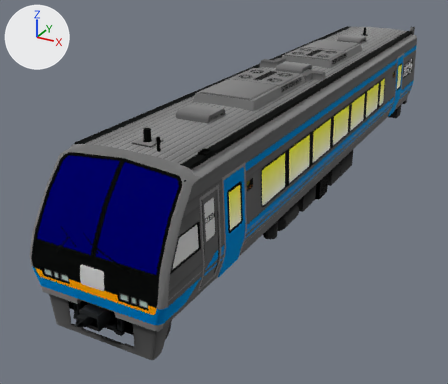
Two versions of the glTF model mdl/3dViewer/model/CSRS/JR2000_00.glb, one commit apart.
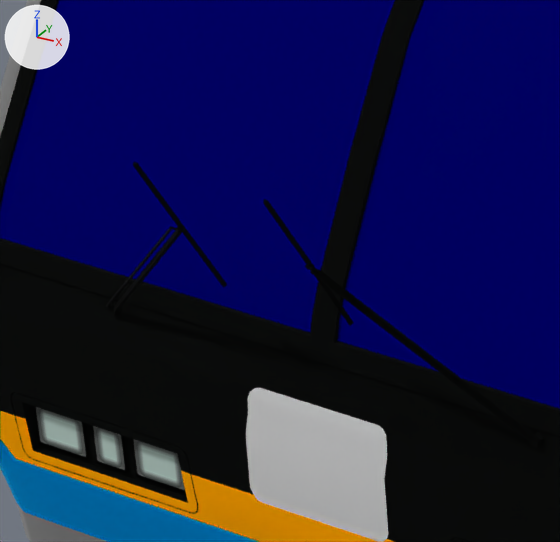
Each version is shown whole from a camera (50 mm lens) standing at (15.5, -36.38, 15.28) and looking at (-2.95, -2.84, -1.5), then close up on the part from 8% to 30% of the width and 52% to 76% of the height. The lights are fixed; the arrows at upper left show +X, +Y and +Z. Where no turn or scale is listed for an object, it has been applied to the vertices.

In view in the first close-up: 'Mesh9', 'Wiper_L0', 'Wiper_L1', 'Wiper_R0', 'Wiper_R1'.
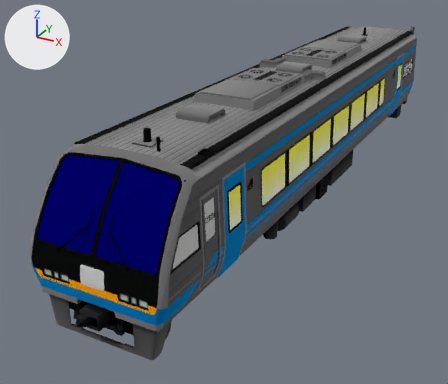
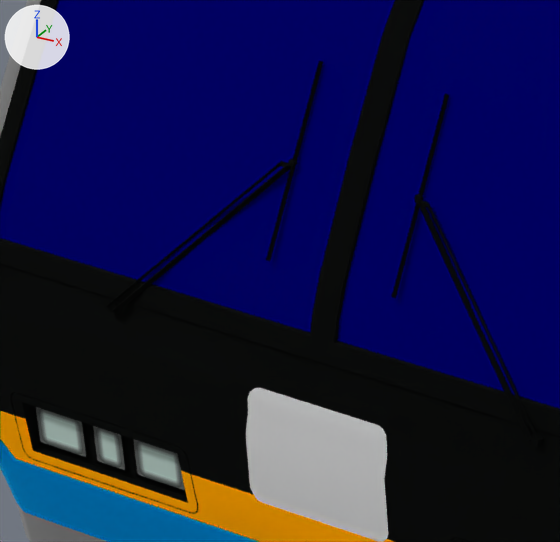
ob_wl is not drawn itself; it is the parent of ob_wl_rot.
ob_wl1 is not drawn itself; it is the parent of ob_wl1_rot.
ob_wr is not drawn itself; it is the parent of ob_wr_rot.
ob_wr1 is not drawn itself; it is the parent of ob_wr1_rot.

The change, as JSON lines over the scene's bpy script:
```json
{"op": "set", "path": "ob_wl.rotation_euler", "old": "(0.436, 0.0, 0.0)", "new": "(-0.436, 0.0, 0.0)", "note": "degrees (25, 0, 0) -> degrees (-25, 0, 0)"}
{"op": "set", "path": "ob_wl1.rotation_euler", "old": "(0.0873, 0.0, 0.0)", "new": "(-0.0873, 0.0, 0.0)", "note": "degrees (5, 0, 0) -> degrees (-5, 0, 0)"}
{"op": "set", "path": "ob_wr.rotation_euler", "old": "(0.436, 0.0, 0.0)", "new": "(-0.436, 0.0, 0.0)", "note": "degrees (25, 0, 0) -> degrees (-25, 0, 0)"}
{"op": "set", "path": "ob_wr1.rotation_euler", "old": "(0.0873, 0.0, 0.0)", "new": "(-0.0873, 0.0, 0.0)", "note": "degrees (5, 0, 0) -> degrees (-5, 0, 0)"}
```

Changed parts and their boxes [x1, y1, x2, y2] in the close-ups (560 x 542 px):
```json
{"object": "Wiper_L0", "change": "turned", "before": [310, 268, 539, 441], "after": [417, 201, 539, 441]}
{"object": "Wiper_R0", "change": "turned", "before": [106, 227, 182, 312], "after": [106, 162, 290, 313]}
{"object": "Wiper_R1", "change": "turned", "before": [133, 162, 227, 287], "after": [266, 61, 323, 261]}
{"object": "Wiper_L1", "change": "turned", "before": [264, 199, 354, 325], "after": [392, 94, 449, 298]}
```
